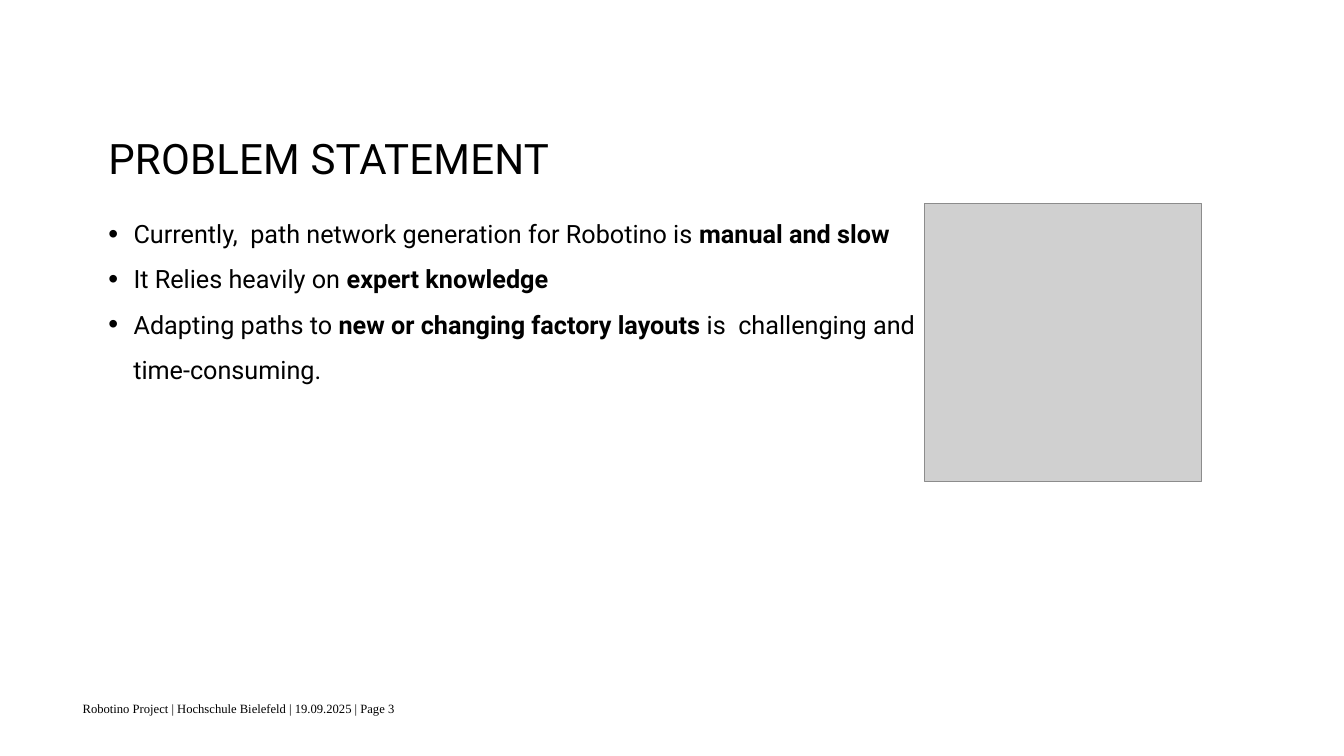
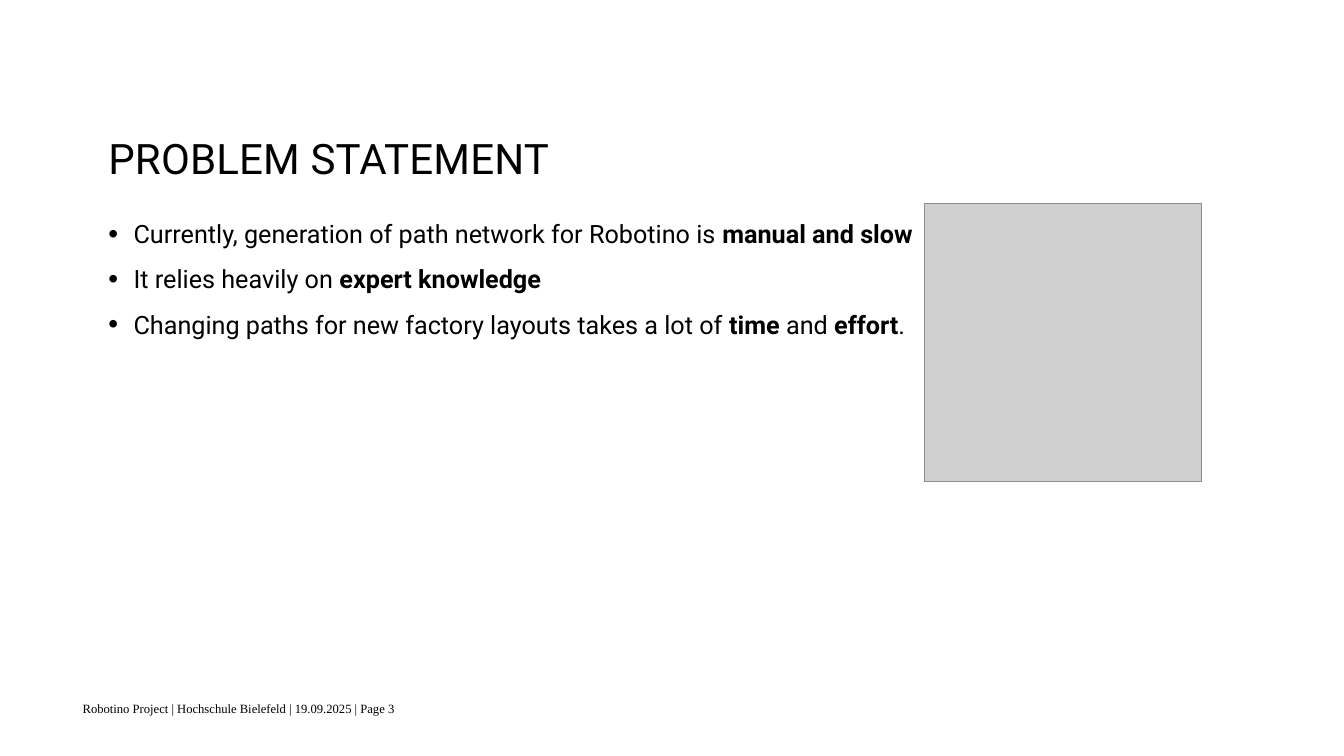
Before and after one commit to surajkarki66/robotino_project, a slide deck: slide 3 of docs/presentation.pptx. Drawn at 1344x756 pixels with LibreOffice and Linux fonts; fonts in the diff are those of the drawing; grey boxes stand for pictures; background and template pictures are left out. Boxes give left, top, right and bottom in pixels: in the first picture for what was removed or moved away, otherwise in the second. Text is boxed around its words. In the diff, an @@ line names an element or a change of style, - is before the commit and + after.

```diff
--- a/docs/presentation.pptx
+++ b/docs/presentation.pptx
@@ text at [134, 224, 912, 340]: text changed @@
-• Currently, path network generation for Robotino is manual and slow
-• It Relies heavily on expert knowledge
-• Adapting paths to new or changing factory layouts is challenging and
-time-consuming.
+• Currently, generation of path network for Robotino is manual and slow
+• It relies heavily on expert knowledge
+• Changing paths for new factory layouts takes a lot of time and effort.
```
Also in this commit, not shown: 39 other slides changed, 1 slide added, 3 slides removed.
